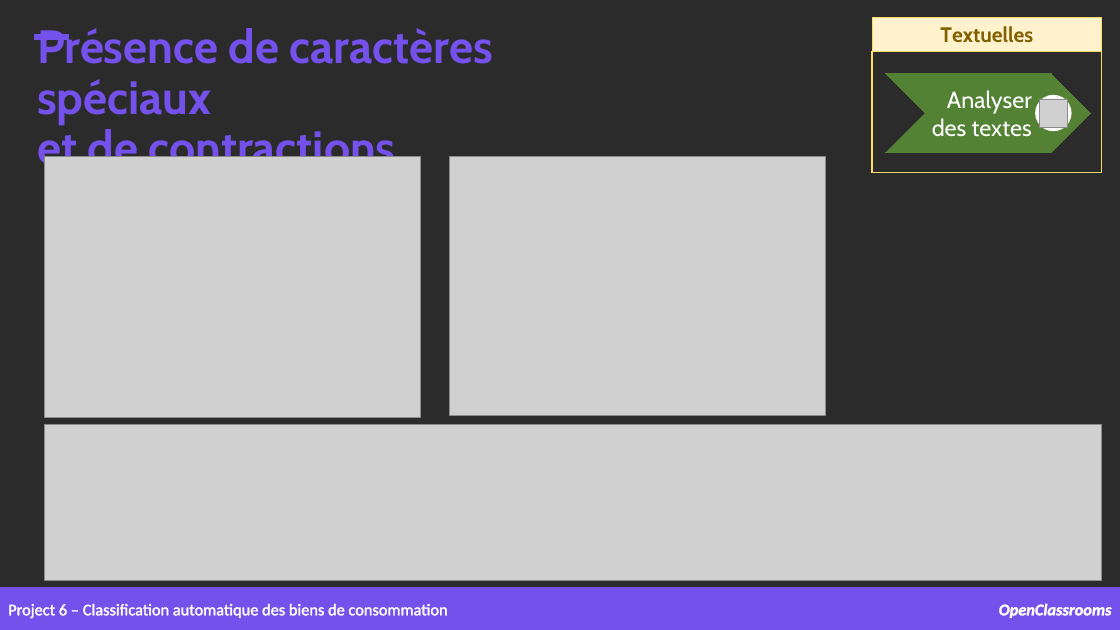
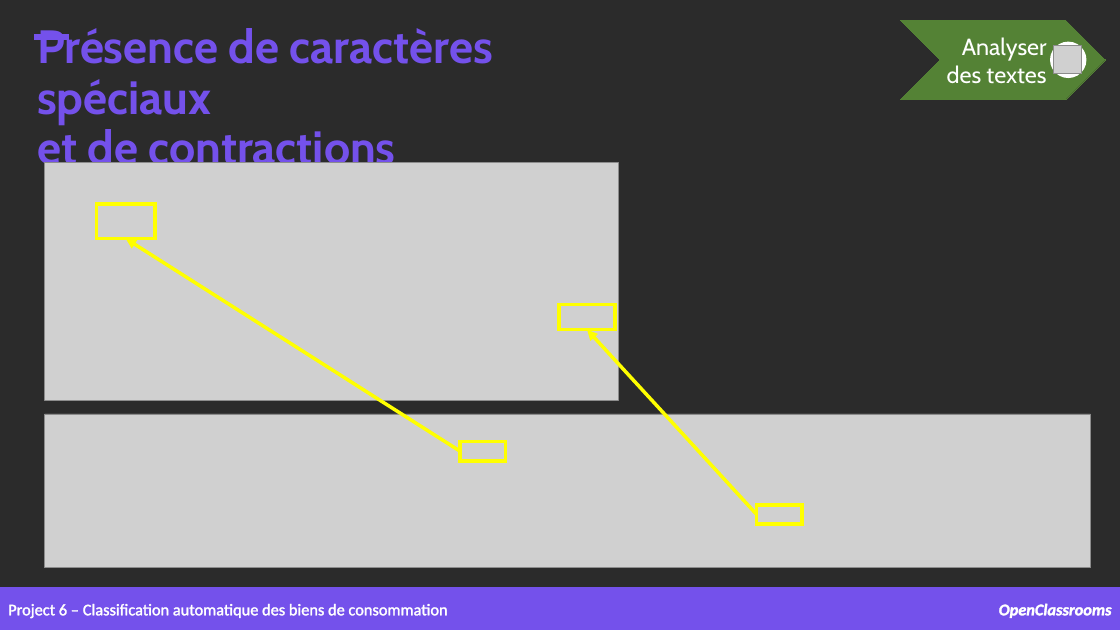
Before and after one commit to samirhinojosa/OC-P6-automatically-classify-consumer-goods, a slide deck: slide 15 of supports/P6_presentation_final.pptx (slide 13 before the commit). Drawn at 1120x630 pixels with LibreOffice and Linux fonts; fonts in the diff are those of the drawing; grey boxes stand for pictures; background and template pictures are left out; a plain dark background stands for a picture behind light text. Boxes give left, top, right and bottom in pixels: in the first picture for what was removed or moved away, otherwise in the second. Text is boxed around its words. In the diff, an @@ line names an element or a change of style, - is before the commit and + after.

```diff
--- a/supports/P6_presentation_final.pptx
+++ b/supports/P6_presentation_final.pptx
@@ rectangle removed at [872,18,1102,51] @@
-Textuelles
@@ 1 picture, 1 text, 1 ellipse, 1 chevron: place and size @@
-1 picture, 1 text, 1 ellipse, 1 chevron at [886,74,1091,153]
+1 picture, 1 text, 1 ellipse, 1 chevron at [901,20,1106,99]
@@ rectangle removed at [872,52,1102,173] @@
@@ picture: place and size @@
-picture at [45,156,420,418]
+picture at [45,163,618,401]
@@ picture removed at [450,156,825,416] @@
@@ rectangle added at [97,204,155,239], outline #FFFF00 3 pt @@
@@ arrow added from (460, 451) to (126, 239), #FFFF00 3 pt @@
@@ rectangle added at [560,305,616,330], outline #FFFF00 3 pt @@
@@ arrow added from (757, 514) to (587, 330), #FFFF00 3 pt @@
@@ picture: place and size @@
-picture at [45,424,1102,580]
+picture at [45,414,1091,568]
@@ rectangle added at [460,442,506,461], outline #FFFF00 3 pt @@
@@ rectangle added at [757,505,802,524], outline #FFFF00 3 pt @@
```
Also in this commit, not shown: 1 other slide changed, 11 slides added, 2 other files.
